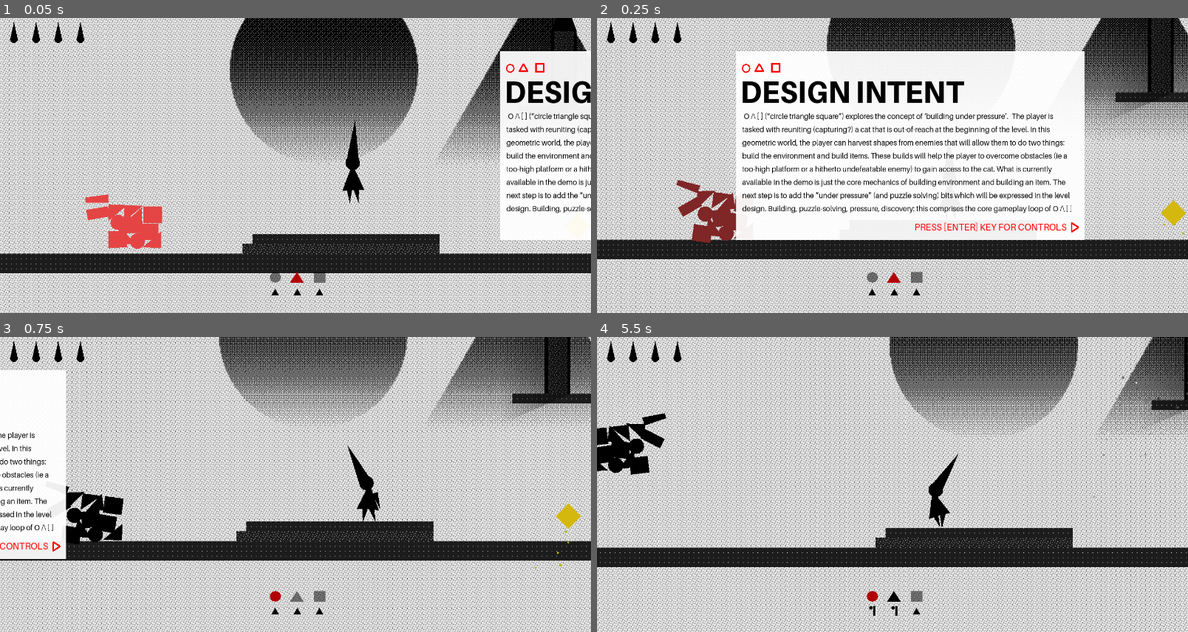
Above: before the commit, frames 1-4 (two rows, left to right).
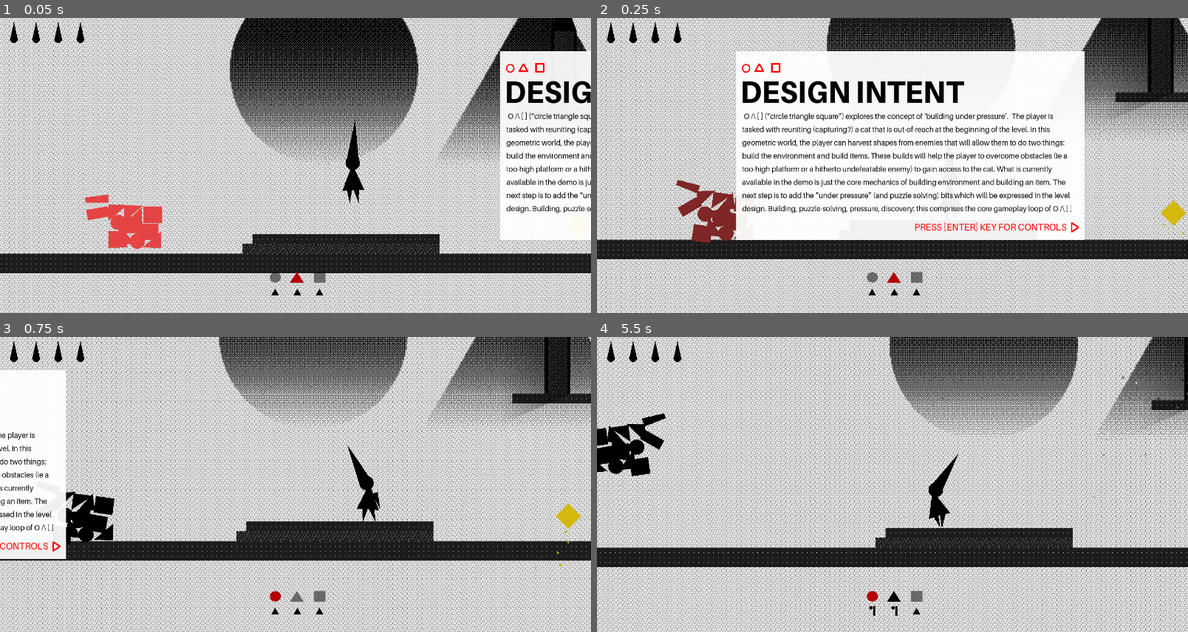
Above: after the commit, the same moments.

Repository: sciamop/circle-triangle-square
Game: Godot game, scene res://Scenes/game.tscn
The game is run twice, just before and just after one commit, with the same random seed, the same clock (stepped at 60 frames per second) and the same inputs. Video files are missing from this copy of the repository; at most half a second of black plays in their place.
Inputs:
- Up to frame 1 (0.05 s): no input
- Up to frame 2 (0.25 s): no input
- Up to frame 3 (0.75 s): tap Enter (ui_accept) at 0.5 s; hold Right (move_right) from 0.53 s (still down); hold 1 (activate_circle) from 0.53 s (still down)
- Up to frame 4 (5.5 s): tap Space (jump) at 0.77, 1.52, 3.02, 3.77, 4.52 s; tap Enter (ui_accept) at 0.8, 1.35, 2.3, 3.8 s; release Right (move_right) at 1.28 s; release 1 (activate_circle) at 1.28 s; hold Left (move_left) 1.28-2.03 s; tap 1 (activate_circle) at 1.55, 3.05, 4.55 s; hold 1 (activate_circle) 2.03-2.78 s; hold Right (move_right) 2.03-3.53 s; tap 3 (activate_square) at 2.85 s; hold 2 (activate_triangle) 3.53-4.28 s; hold Left (move_left) from 3.53 s (still down); tap Escape (ui_cancel) at 4.15 s; tap B (attack_ranged) at 4.35 s; hold Enter (ui_accept) from 5.03 s (still down); tap Ctrl (slash) at 5.1 s

Frame 1 is identical in both runs. In frame 2, less than 0.1% of the frame differs, in the area x 13-24%, y 55-76%; in frame 3, 0.7%, in the area x 11-21%, y 50-71%; in frame 4, 0.3%.

Commit message:
minor fixes

Diff:
--- a/Scenes/UI.tscn
+++ b/Scenes/UI.tscn
@@ -986,7 +986,6 @@
 offset_bottom = 480.0
 stream = ExtResource("3_48q88")
 volume_db = -80.0
-autoplay = true
 loop = true
 
 [node name="CIR" type="Area2D" parent="CanvasLayer/Control/SHAPES_OOB"]
@@ -1139,7 +1138,6 @@
 offset_bottom = 480.0
 stream = ExtResource("4_xjg7p")
 volume_db = -80.0
-autoplay = true
 loop = true
 
 [node name="CIR" type="Area2D" parent="CanvasLayer/Control/CIR_OOB"]
@@ -1277,7 +1275,6 @@
 offset_bottom = 480.0
 stream = ExtResource("5_mg6lk")
 volume_db = -80.0
-autoplay = true
 loop = true
 
 [node name="CIR" type="Area2D" parent="CanvasLayer/Control/TRI_OOB"]
@@ -1415,7 +1412,6 @@
 offset_bottom = 480.0
 stream = ExtResource("8_vqx31")
 volume_db = -80.0
-autoplay = true
 loop = true
 
 [node name="CIR" type="Area2D" parent="CanvasLayer/Control/ENEMY_OOB"]
--- a/Scenes/game.tscn
+++ b/Scenes/game.tscn
@@ -583,7 +583,7 @@
 shape = SubResource("WorldBoundaryShape2D_wowpa")
 
 [node name="Timer" type="Timer" parent="."]
-wait_time = 0.019
+wait_time = 0.5
 one_shot = true
 ignore_time_scale = true
 
--- a/Scripts/UI.gd
+++ b/Scripts/UI.gd
@@ -15,7 +15,6 @@
 var key_presses: int = 0
 var dialog_state: String = "none"
 var any_dialogues_visible: bool = false
-
 signal dialog_visible(visible: bool)
 
 func _ready() -> void:
@@ -52,6 +51,9 @@
 func hide_all_oob() -> void:
 	var all_oob = get_tree().get_nodes_in_group("OOB")
 	for oob in all_oob:
+		var video_stream_player:VideoStreamPlayer = oob.find_child("VideoStreamPlayer")
+		if video_stream_player:
+			video_stream_player.stop()
 		oob.hide()
 
 func show_enemy_onboarding(health: int) -> void:
@@ -87,6 +89,10 @@
 		in_tween.tween_property(in_dialog, "global_position", in_dialog_target_position, 0.25)
 		await in_tween.finished
 
+func start_video_player(dialog:ColorRect) -> void:
+	var vs_player:VideoStreamPlayer = dialog.find_child("VideoStreamPlayer")
+	if vs_player:
+		vs_player.play()
 
 func get_state() -> void:
 	match dialog_state:
@@ -110,18 +116,21 @@
 				Global.has_seen_enemy_onboarding = true
 				dialog_state = "none"
 				any_dialogues_visible = true
+				start_video_player(enemy_oob)
 			"shapes":
 				slide_dialog(null, shapes_oob)
 				get_viewport().set_input_as_handled()
 				emit_signal("dialog_visible", true)
 				dialog_state = "circles"
 				any_dialogues_visible = true
+				start_video_player(shapes_oob)
 			"circles":
 				slide_dialog(shapes_oob, cir_oob)
 				get_viewport().set_input_as_handled()
 				emit_signal("dialog_visible", true)
 				dialog_state = "triangles"
 				any_dialogues_visible = true
+				start_video_player(cir_oob)
 			"triangles":
 				slide_dialog(cir_oob, tri_oob)
 				get_viewport().set_input_as_handled()
@@ -129,6 +138,7 @@
 				Global.has_seen_shapes_onboarding = true
 				dialog_state = "none"
 				any_dialogues_visible = true
+				start_video_player(tri_oob)
 			"squares":
 				pass
 			"none":
--- a/Scripts/blueprint_controller.gd
+++ b/Scripts/blueprint_controller.gd
@@ -218,10 +218,13 @@
 
 	# now we want to position it where the placeholder was
 	var blueprint_marker: Polygon2D = blueprint_root.get_node("Polygon2D")
+	var blueprint_particles: GPUParticles2D = blueprint_root.get_node("GPUParticles2D")
 	blueprint_item.global_position = blueprint_marker.global_position
+
 
 	# hide the marker/placeholder
 	blueprint_marker.hide()
+	blueprint_particles.hide()
 
 	# move it into inventory
 	move_blueprint_item_into_inventory()
@@ -259,11 +262,11 @@
 
 func _input(event: InputEvent) -> void:
 	if is_building:
-		if event.is_action_pressed("ui_cancel"):
-			stop_building()
-			if current_player and current_player.has_method("change_state"):
-				current_player.change_state(current_player.PlayerState.IDLE)
-		elif event.is_action_pressed("activate_circle"):
+		# if event.is_action_pressed("ui_cancel"):
+		# 	stop_building()
+		# 	if current_player and current_player.has_method("change_state"):
+		# 		current_player.change_state(current_player.PlayerState.IDLE)
+		if event.is_action_pressed("activate_circle"):
 			place_shape("circle")
 		elif event.is_action_pressed("activate_triangle"):
 			place_shape("triangle")
--- a/Scripts/enemy_controller.gd
+++ b/Scripts/enemy_controller.gd
@@ -173,6 +173,9 @@
 	if is_dialogue_visible:
 		move_speed = 0
 		return
+	else:
+		move_speed = 200
+
 
 	if current_state == EnemyState.DEAD:
 		return
Not shown: 1 places in Scenes/UI.tscn that only renumber resources
